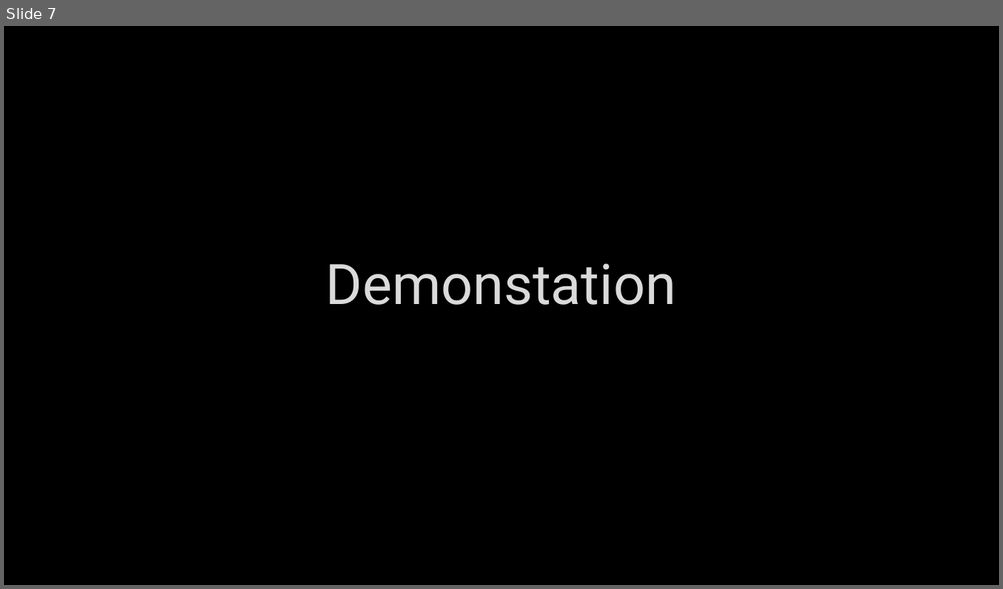
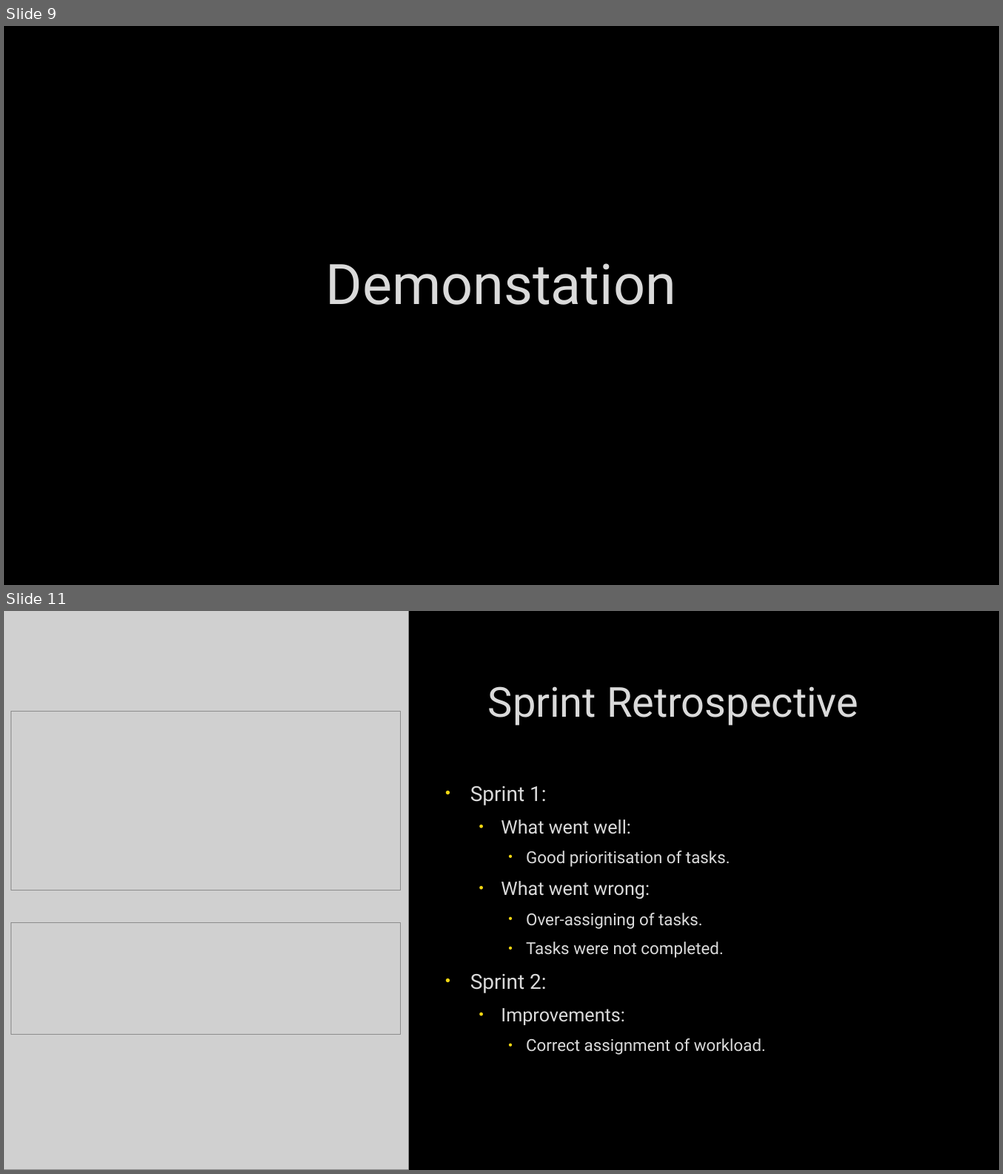
Before and after one commit to jacobwinkworth-qa/To-do-List, a slide deck: docs/tdla.pptx. Shown one above the other, each under a label of ours: slide 7 before the commit, slides 9 and 11 after it; the slides between them are not shown. The pictures are 1003x589 and 1003x1174 pixels, drawn with LibreOffice and Linux fonts; fonts in the diff are those of the drawing; grey boxes stand for pictures; background and template pictures are left out. Boxes give left, top, right and bottom in pixels: in the first picture for what was removed or moved away, otherwise in the second. Text is boxed around its words. In the diff, an @@ line names an element or a change of style, - is before the commit and + after.

```diff
--- a/docs/tdla.pptx
+++ b/docs/tdla.pptx
@@ slide 11 added at bbox=[4, 611, 999, 1170], background picture (left out) @@
@@ picture added at bbox=[4, 611, 408, 1170] @@
@@ title added at bbox=[488, 686, 858, 726], 40 pt, text #DADADA @@
+Sprint Retrospective
@@ picture added at bbox=[11, 711, 400, 891] @@
@@ text added at bbox=[470, 786, 765, 1055], 16 pt, text #DADADA @@
+• Sprint 1:
+  • What went well:
+    • Good prioritisation of tasks.
+  • What went wrong:
+    • Over-assigning of tasks.
+    • Tasks were not completed.
+• Sprint 2:
+  • Improvements:
+    • Correct assignment of workload.
@@ picture added at bbox=[11, 923, 400, 1035] @@
@@ what was slide 7 is now slide 9 @@
```
Also in this commit, not shown: 3 slides changed, 3 other slides added, 2 slides removed.
